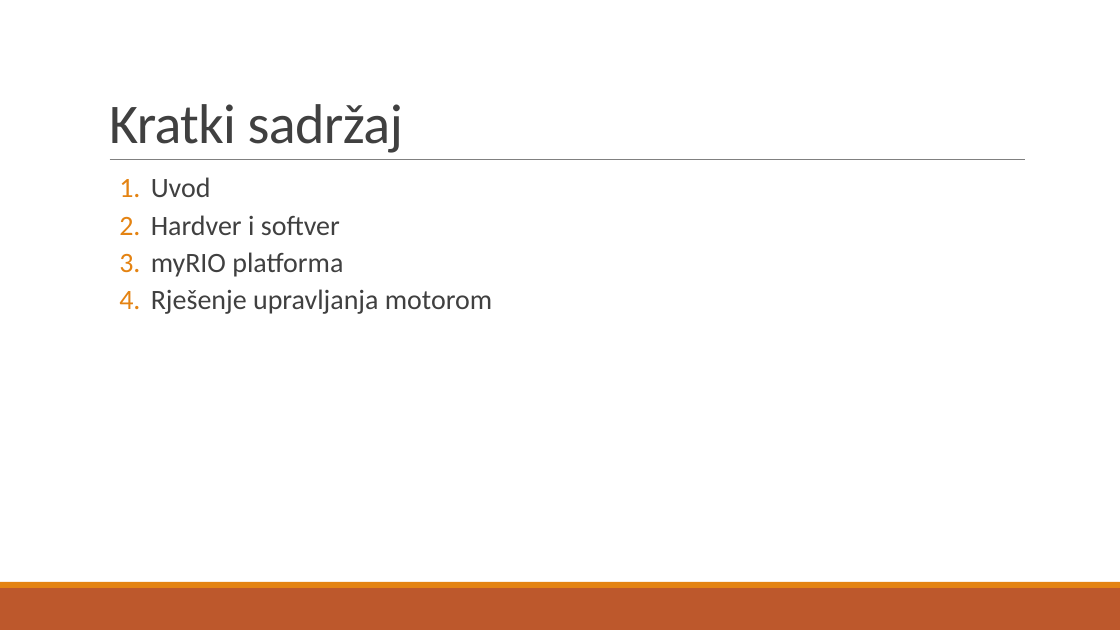
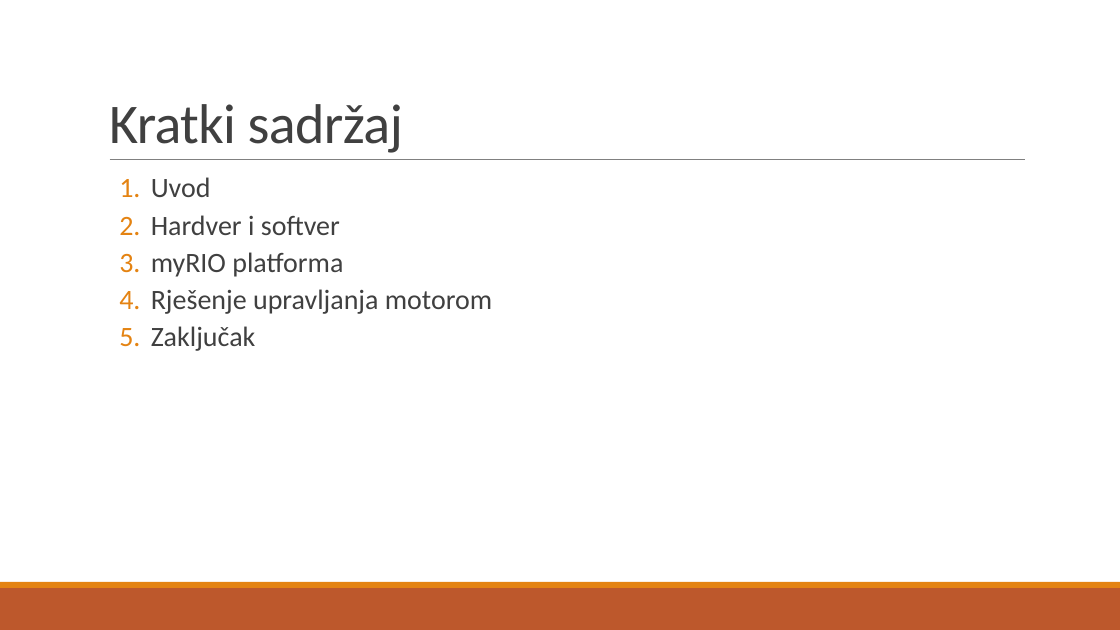
Before and after one commit to PiErr0r/DC_control, a slide deck: slide 2 of Upravljanje koračnim motorom korištenjem myRio upravljačke platforme.pptx. Drawn at 1120x630 pixels with LibreOffice and Linux fonts; fonts in the diff are those of the drawing. Boxes give left, top, right and bottom in pixels: in the first picture for what was removed or moved away, otherwise in the second. Text is boxed around its words. In the diff, an @@ line names an element or a change of style, - is before the commit and + after.

```diff
--- a/Upravljanje koračnim motorom korištenjem myRio upravljačke platforme.pptx
+++ b/Upravljanje koračnim motorom korištenjem myRio upravljačke platforme.pptx
@@ text at [151, 326, 256, 351]: paragraph added @@
+  5. Zaključak
```
Also in this commit, not shown: 5 other slides changed, 7 slides added.
